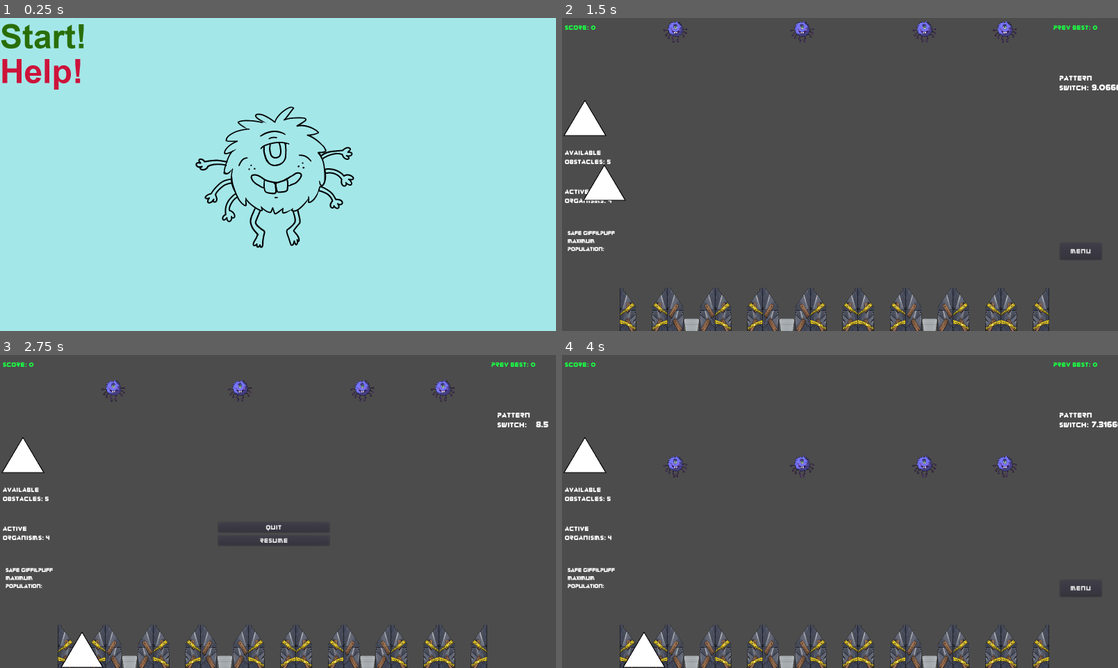
Above: before the commit, frames 1-4 (two rows, left to right).
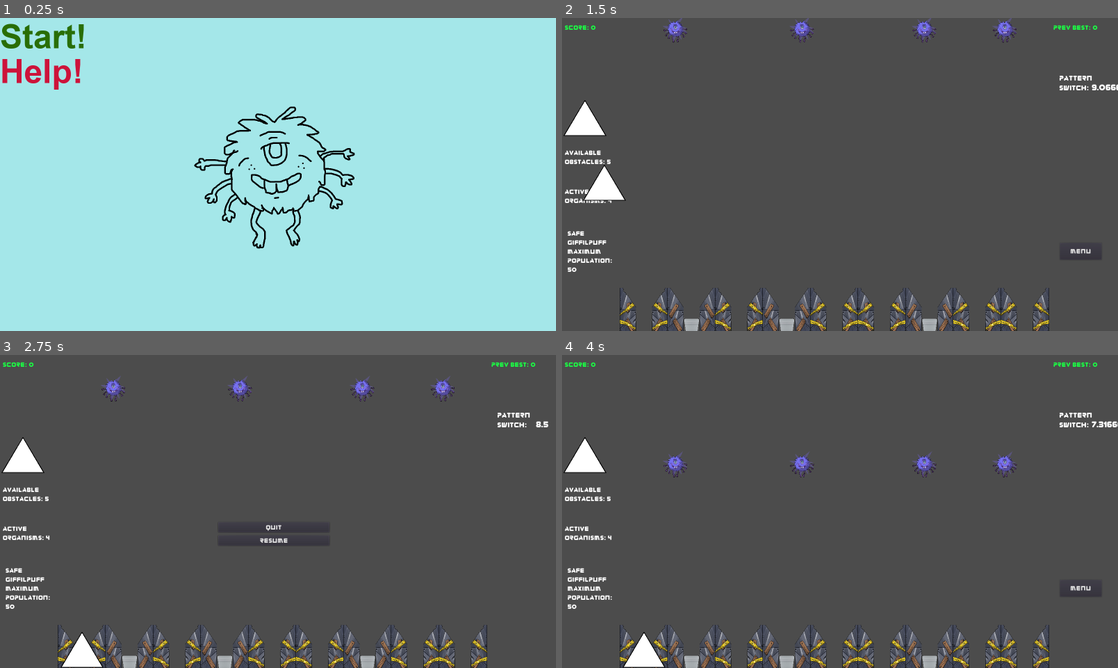
Above: after the commit, the same moments.

Repository: TreyDettmer/UP-Game-Jam-22
Game: Godot game, scene res://Scenes/MainMenu.tscn
The game is run twice, just before and just after one commit, with the same random seed, the same clock (stepped at 60 frames per second) and the same inputs.
Inputs (mouse positions are in pixels of both pictures, inside the frame that each line leads up to):
- Up to frame 1 (0.25 s): no input
- Up to frame 2 (1.5 s): click "Start!" at 0.5 s; drag from (584, 133) to (645, 327) at 1.27 s
- Up to frame 3 (2.75 s): click "Menu" at 2 s
- Up to frame 4 (4 s): click "Resume" at 2.75 s; drag from (584, 470) to (645, 664) at 3.52 s

The runs differ from the first frame. In frame 1, 1.5% of the frame differs, in the area x 34-64%, y 28-74%; in frame 2, 0.7%; in frame 3, 0.7%; in frame 4, 0.7%.

Commit message:
adding the pop animation

Diff:
--- a/Project/Scenes/Main.tscn
+++ b/Project/Scenes/Main.tscn
@@ -19,6 +19,8 @@
 font_data = ExtResource( 5 )
 
 [sub_resource type="DynamicFont" id=8]
+size = 18
+extra_spacing_char = 1
 font_data = ExtResource( 5 )
 
 [sub_resource type="DynamicFont" id=2]
@@ -352,6 +354,7 @@
 [node name="ObstaclePile" parent="." instance=ExtResource( 3 )]
 position = Vector2( 66, 333 )
 
+[connection signal="maxCritterPop" from="." to="UI" method="_on_Main_maxCritterPop"]
 [connection signal="updateHighScore" from="." to="UI" method="_on_Main_updateHighScore"]
 [connection signal="updateObstacles" from="." to="UI" method="_on_Main_updateObstacles"]
 [connection signal="updateOrganisms" from="." to="UI" method="_on_Main_updateOrganisms"]
--- a/Project/Scenes/MainMenu.tscn
+++ b/Project/Scenes/MainMenu.tscn
@@ -63,7 +63,6 @@
 position = Vector2( 803, 455 )
 scale = Vector2( 0.4, 0.4 )
 frames = SubResource( 4 )
-frame = 1
 playing = true
 
 [connection signal="pressed" from="StartButton" to="." method="_on_StartButton_pressed"]
--- a/Project/Scenes/Organism.tscn
+++ b/Project/Scenes/Organism.tscn
@@ -12,6 +12,10 @@
 [ext_resource path="res://Art/Organism/creaturespritelegs_L4.png" type="Texture" id=10]
 [ext_resource path="res://Art/Organism/creaturesprite_main_color.png" type="Texture" id=11]
 [ext_resource path="res://Art/Organism/creaturesprite_secondary_color.png" type="Texture" id=12]
+[ext_resource path="res://Art/popAnimation/popframe1.png" type="Texture" id=13]
+[ext_resource path="res://Art/popAnimation/popframe2.png" type="Texture" id=14]
+[ext_resource path="res://Art/popAnimation/popframe3.png" type="Texture" id=15]
+[ext_resource path="res://Art/popAnimation/popframe4.png" type="Texture" id=16]
 
 [sub_resource type="CircleShape2D" id=2]
 radius = 21.38
@@ -116,6 +120,57 @@
 "values": [ 0.0, -20.0, 0.0, 10.0, 0.0 ]
 }
 
+[sub_resource type="Animation" id=5]
+resource_name = "Pop"
+tracks/0/type = "value"
+tracks/0/path = NodePath("Popframe1:visible")
+tracks/0/interp = 1
+tracks/0/loop_wrap = true
+tracks/0/imported = false
+tracks/0/enabled = true
+tracks/0/keys = {
+"times": PoolRealArray( 0, 0.2 ),
+"transitions": PoolRealArray( 1, 1 ),
+"update": 1,
+"values": [ true, false ]
+}
+tracks/1/type = "value"
+tracks/1/path = NodePath("Popframe2:visible")
+tracks/1/interp = 1
+tracks/1/loop_wrap = true
+tracks/1/imported = false
+tracks/1/enabled = true
+tracks/1/keys = {
+"times": PoolRealArray( 0, 0.2, 0.4 ),
+"transitions": PoolRealArray( 1, 1, 1 ),
+"update": 1,
+"values": [ false, true, false ]
+}
+tracks/2/type = "value"
+tracks/2/path = NodePath("Popframe3:visible")
+tracks/2/interp = 1
+tracks/2/loop_wrap = true
+tracks/2/imported = false
+tracks/2/enabled = true
+tracks/2/keys = {
+"times": PoolRealArray( 0, 0.4, 0.6 ),
+"transitions": PoolRealArray( 1, 1, 1 ),
+"update": 1,
+"values": [ false, true, false ]
+}
+tracks/3/type = "value"
+tracks/3/path = NodePath("Popframe4:visible")
+tracks/3/interp = 1
+tracks/3/loop_wrap = true
+tracks/3/imported = false
+tracks/3/enabled = true
+tracks/3/keys = {
+"times": PoolRealArray( 0, 0.6, 0.8 ),
+"transitions": PoolRealArray( 1, 1, 1 ),
+"update": 1,
+"values": [ false, true, false ]
+}
+
 [sub_resource type="Animation" id=4]
 length = 0.001
 tracks/0/type = "value"
@@ -214,6 +269,54 @@
 "update": 0,
 "values": [ 0.0 ]
 }
+tracks/8/type = "value"
+tracks/8/path = NodePath("Popframe1:visible")
+tracks/8/interp = 1
+tracks/8/loop_wrap = true
+tracks/8/imported = false
+tracks/8/enabled = true
+tracks/8/keys = {
+"times": PoolRealArray( 0 ),
+"transitions": PoolRealArray( 1 ),
+"update": 0,
+"values": [ true ]
+}
+tracks/9/type = "value"
+tracks/9/path = NodePath("Popframe2:visible")
+tracks/9/interp = 1
+tracks/9/loop_wrap = true
+tracks/9/imported = false
+tracks/9/enabled = true
+tracks/9/keys = {
+"times": PoolRealArray( 0 ),
+"transitions": PoolRealArray( 1 ),
+"update": 0,
+"values": [ false ]
+}
+tracks/10/type = "value"
+tracks/10/path = NodePath("Popframe3:visible")
+tracks/10/interp = 1
+tracks/10/loop_wrap = true
+tracks/10/imported = false
+tracks/10/enabled = true
+tracks/10/keys = {
+"times": PoolRealArray( 0 ),
+"transitions": PoolRealArray( 1 ),
+"update": 0,
+"values": [ false ]
+}
+tracks/11/type = "value"
+tracks/11/path = NodePath("Popframe4:visible")
+tracks/11/interp = 1
+tracks/11/loop_wrap = true
+tracks/11/imported = false
+tracks/11/enabled = true
+tracks/11/keys = {
+"times": PoolRealArray( 0 ),
+"transitions": PoolRealArray( 1 ),
+"update": 0,
+"values": [ false ]
+}
 
 [node name="Organism" type="RigidBody2D" groups=["organism"]]
 continuous_cd = 1
@@ -271,6 +374,7 @@
 [node name="AnimationPlayer" type="AnimationPlayer" parent="."]
 playback_speed = 1.25
 anims/Falling = SubResource( 3 )
+anims/Pop = SubResource( 5 )
 anims/RESET = SubResource( 4 )
 
 [node name="Creaturespritebody" type="Sprite" parent="."]
@@ -288,5 +392,28 @@
 scale = Vector2( 0.06, 0.06 )
 texture = ExtResource( 12 )
 
+[node name="Popframe1" type="Sprite" parent="."]
+position = Vector2( 0, -10 )
+scale = Vector2( 0.09, 0.09 )
+texture = ExtResource( 13 )
+
+[node name="Popframe2" type="Sprite" parent="."]
+visible = false
+position = Vector2( 0, -10 )
+scale = Vector2( 0.09, 0.08 )
+texture = ExtResource( 14 )
+
+[node name="Popframe3" type="Sprite" parent="."]
+visible = false
+position = Vector2( 0, -10 )
+scale = Vector2( 0.09, 0.08 )
+texture = ExtResource( 15 )
+
+[node name="Popframe4" type="Sprite" parent="."]
+visible = false
+position = Vector2( 0, -10 )
+scale = Vector2( 0.09, 0.09 )
+texture = ExtResource( 16 )
+
 [connection signal="body_entered" from="." to="." method="_on_Organism_body_entered"]
 [connection signal="body_exited" from="." to="." method="_on_Organism_body_exited"]
--- a/Project/Scripts/MenuLayer.gd
+++ b/Project/Scripts/MenuLayer.gd
@@ -29,7 +29,6 @@
 	$NumObstacles.set_text("Available\nObstacles: " + str(numObs))
 	#print("Received")
 
-
 func endGame():
 	$GameOverMenu.show()
 	$GiffilpuffMessage.show()
@@ -51,3 +50,6 @@
 func _on_Main_updateHighScore(prevHighScore):
 	$HighScoreLabel.set_text("Prev Best: " + str(prevHighScore))
 	highScore = prevHighScore
+
+func _on_Main_maxCritterPop(maxPop):
+	$MaxPop.set_text("Safe Giffilpuff maximum population: " + str(maxPop))
Not shown: 1 places in Project/Scenes/Organism.tscn that only renumber resources
